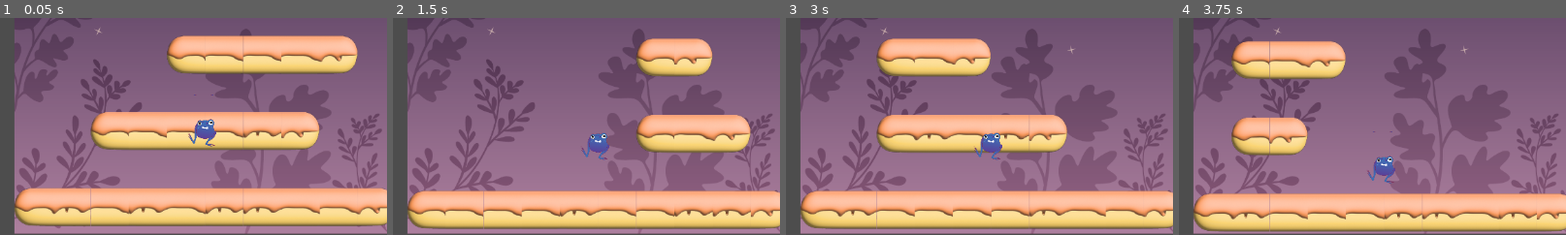
Above: before the commit, frames 1-4 (left to right).
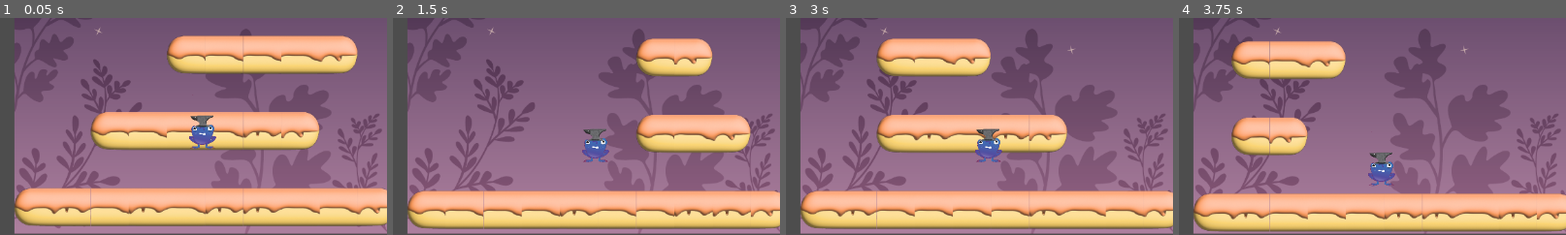
Above: after the commit, the same moments.

Repository: LegacyMD/xd_tower
Game: Godot game, scene res://scenes/root_scene.tscn
The game is run twice, just before and just after one commit, with the same random seed, the same clock (stepped at 60 frames per second) and the same inputs.
Inputs:
- Up to frame 1 (0.05 s): no input
- Up to frame 2 (1.5 s): hold R 0.53-1.28 s; tap R at 1.35 s
- Up to frame 3 (3 s): hold R 2.03-2.78 s; tap R at 2.85 s
- Up to frame 4 (3.75 s): hold R from 3.53 s (still down)
The pictures show only the part of the screen within x 50-100%, y 50-100%; the shares and areas given below are measured in that part.

The runs differ from the first frame. In frame 1, 0.7% of the frame differs, in the area x 48-56%, y 35-61%; in frame 2, 0.6%; in frame 3, 0.7%; in frame 4, 0.6%.

Commit message:
Remove unneeded files

Diff:
--- a/scenes/player.tscn
+++ b/scenes/player.tscn
@@ -2,7 +2,7 @@
 
 [ext_resource type="Script" path="res://scenes/player.gd" id="1_vu3yy"]
 [ext_resource type="SpriteFrames" uid="uid://brtby3gs8upj6" path="res://spirte_animations/player2.tres" id="2_e8ge1"]
-[ext_resource type="AudioStream" uid="uid://cnpteux8jnhqw" path="res://sounds/jump1_short.wav" id="3_xjgyu"]
+[ext_resource type="AudioStream" uid="uid://ctccn2p4ktwqv" path="res://sounds/jump1.wav" id="3_6kmp1"]
 
 [sub_resource type="Animation" id="Animation_twcw3"]
 resource_name = "anvil_hit"
@@ -69,7 +69,7 @@
 position = Vector2(-2, -15.5)
 scale = Vector2(0.16, 0.2025)
 sprite_frames = ExtResource("2_e8ge1")
-frame = 20
+frame = 8
 
 [node name="AnimationPlayer" type="AnimationPlayer" parent="."]
 libraries = {
@@ -86,6 +86,6 @@
 one_shot = true
 
 [node name="JumpAudioPlayer" type="AudioStreamPlayer" parent="."]
-stream = ExtResource("3_xjgyu")
+stream = ExtResource("3_6kmp1")
 
 [connection signal="timeout" from="EffectEndTimer" to="." method="_disable_effect"]
Not shown, changed: sounds/jump1.wav.import
Not shown, removed: sounds/jump1_short.wav.import
Not shown, removed: sounds/Recording.m4a
Not shown, changed: sounds/jump1.wav
Not shown, removed: sounds/jump1_short.wav
